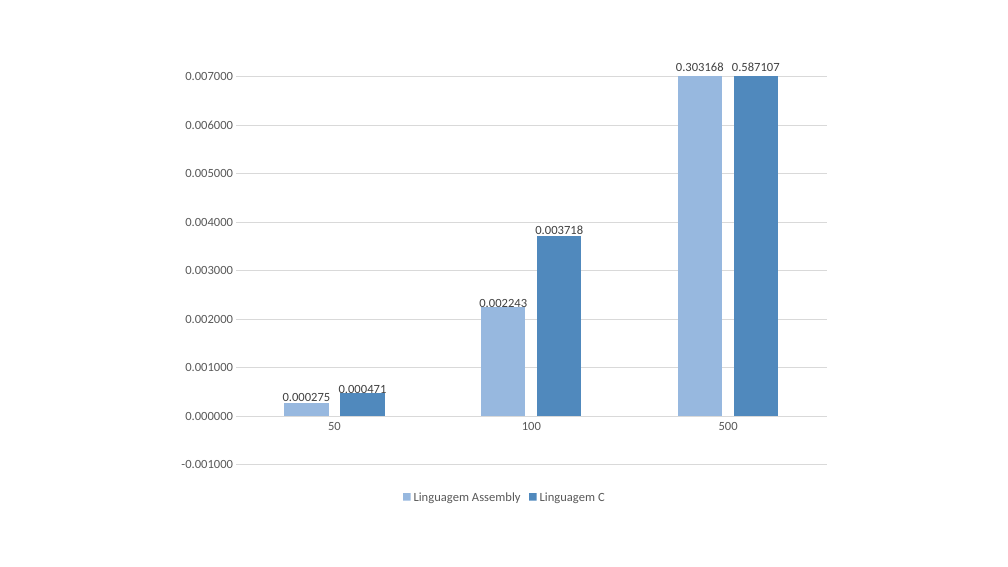
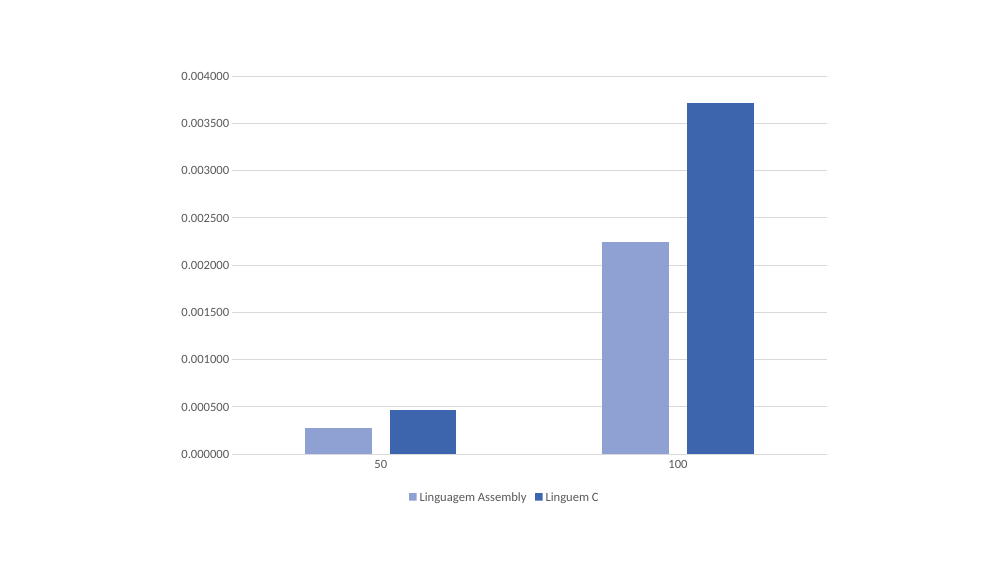
Before and after one commit to AllanCapistrano/sd-pbl1, a slide deck: slide 2 of recursos/gráficos.pptx (slide 4 before the commit). Drawn at 1008x567 pixels with LibreOffice and Linux fonts; fonts in the diff are those of the drawing. Boxes give left, top, right and bottom in pixels: in the first picture for what was removed or moved away, otherwise in the second. Text is boxed around its words. In the diff, an @@ line names an element or a change of style, - is before the commit and + after.

```diff
--- a/recursos/gráficos.pptx
+++ b/recursos/gráficos.pptx
@@ column chart at (x1=168, y1=60, x2=840, y2=508) @@
-categories: 50, 100, 500
+categories: 50, 100
-Linguagem Assembly: 0.000275, 0.002243, 0.303168
+Linguagem Assembly: 0.0003, 0.0022
@@ colour of Linguagem Assembly #98B8E0 to #90A2D3 @@
@@ data labels of Linguagem Assembly removed @@
-Linguagem C: 0.000471, 0.003718, 0.587106
+Linguem C: 0.0005, 0.0037
@@ colour of Linguem C #518ABD to #3C65AE @@
@@ data labels of Linguem C removed @@
@@ value axis changed @@
```
Also in this commit, not shown: 3 other slides changed, 1 slide added, 11 other files.
